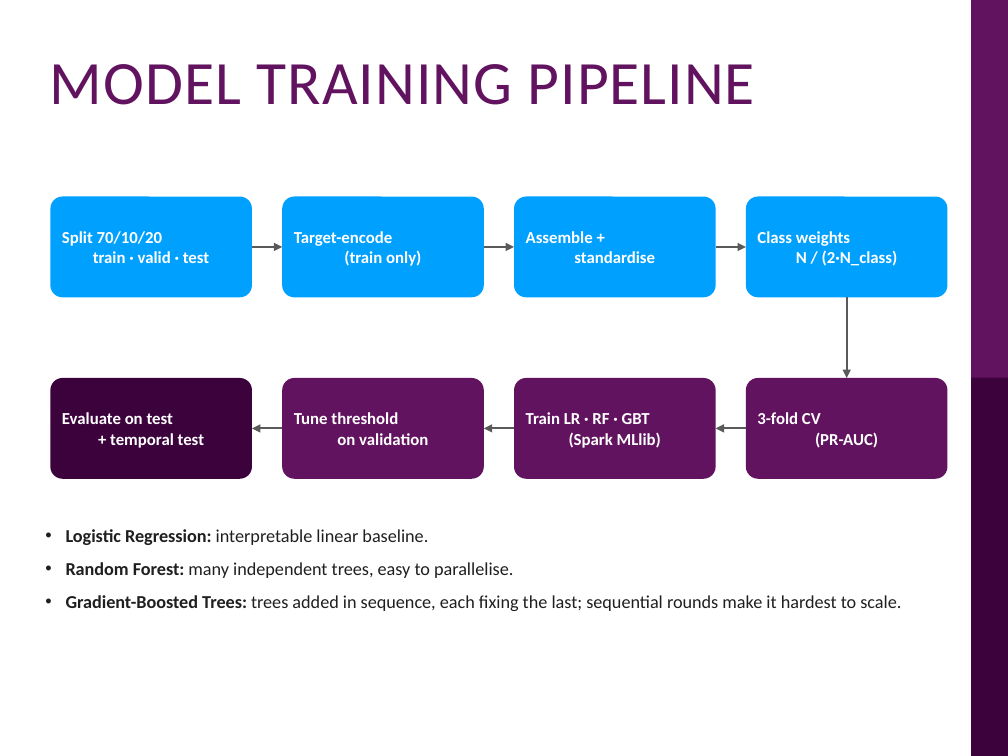
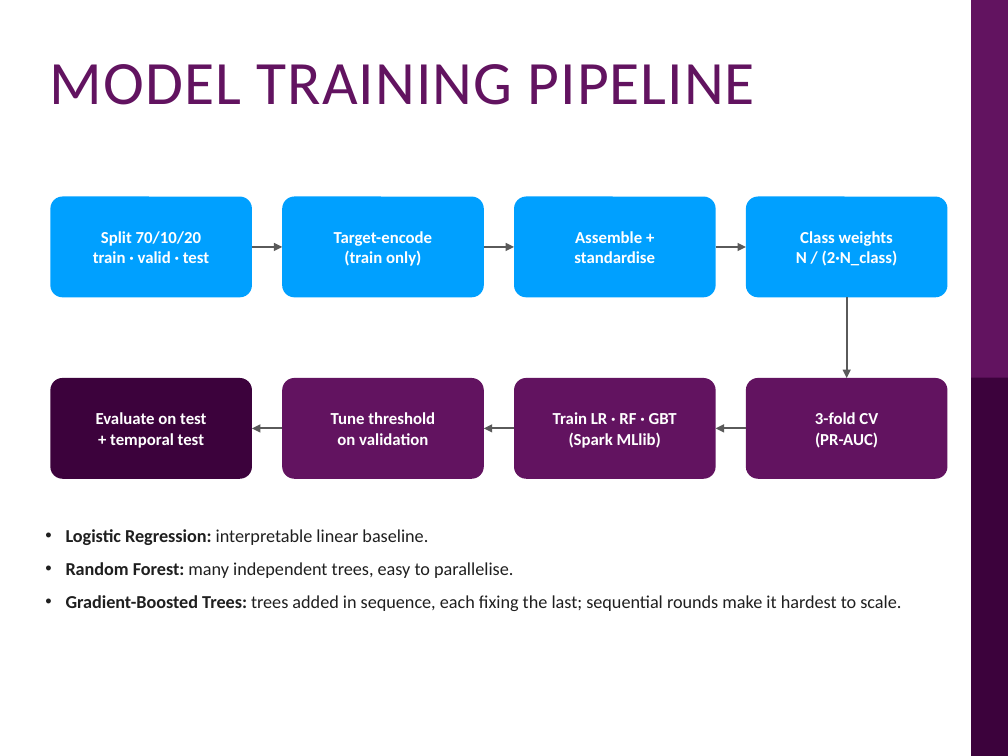
Before and after one commit to tiong0526/clone-21092024, a slide deck: slide 12 of bdmla-flight-delay/presentation/BDMLA_CW1_Flight_Delay_Presentation.pptx (slide 11 before the commit). Drawn at 1008x756 pixels with LibreOffice and Linux fonts; fonts in the diff are those of the drawing; background and template pictures are left out. Boxes give left, top, right and bottom in pixels: in the first picture for what was removed or moved away, otherwise in the second. Text is boxed around its words. In the diff, an @@ line names an element or a change of style, - is before the commit and + after.

```diff
--- a/bdmla-flight-delay/presentation/BDMLA_CW1_Flight_Delay_Presentation.pptx
+++ b/bdmla-flight-delay/presentation/BDMLA_CW1_Flight_Delay_Presentation.pptx
@@ text in rounded rectangle at (x1=93, y1=231, x2=209, y2=263): text changed @@
-Split 70/10/20
-train · valid · test
+Split 70/10/20
+train · valid · test
@@ text in rounded rectangle at (x1=334, y1=231, x2=433, y2=266): text changed @@
-Target-encode
-(train only)
+Target-encode
+(train only)
@@ text in rounded rectangle at (x1=574, y1=231, x2=655, y2=263): text changed @@
-Assemble +
-standardise
+Assemble +
+standardise
@@ text in rounded rectangle at (x1=796, y1=231, x2=898, y2=266): text changed @@
-Class weights
-N / (2·N_class)
+Class weights
+N / (2·N_class)
@@ text in rounded rectangle at (x1=96, y1=412, x2=206, y2=448): text changed @@
-Evaluate on test
-+ temporal test
+Evaluate on test
++ temporal test
@@ text in rounded rectangle at (x1=331, y1=412, x2=435, y2=445): text changed @@
-Tune threshold
-on validation
+Tune threshold
+on validation
@@ text in rounded rectangle at (x1=553, y1=412, x2=677, y2=448): text changed @@
-Train LR · RF · GBT
-(Spark MLlib)
+Train LR · RF · GBT
+(Spark MLlib)
@@ text in rounded rectangle at (x1=815, y1=412, x2=878, y2=448): text changed @@
-3-fold CV
-(PR-AUC)
+3-fold CV
+(PR-AUC)
```
Also in this commit, not shown: 1 other slide changed, 1 slide added, 2 other files.
